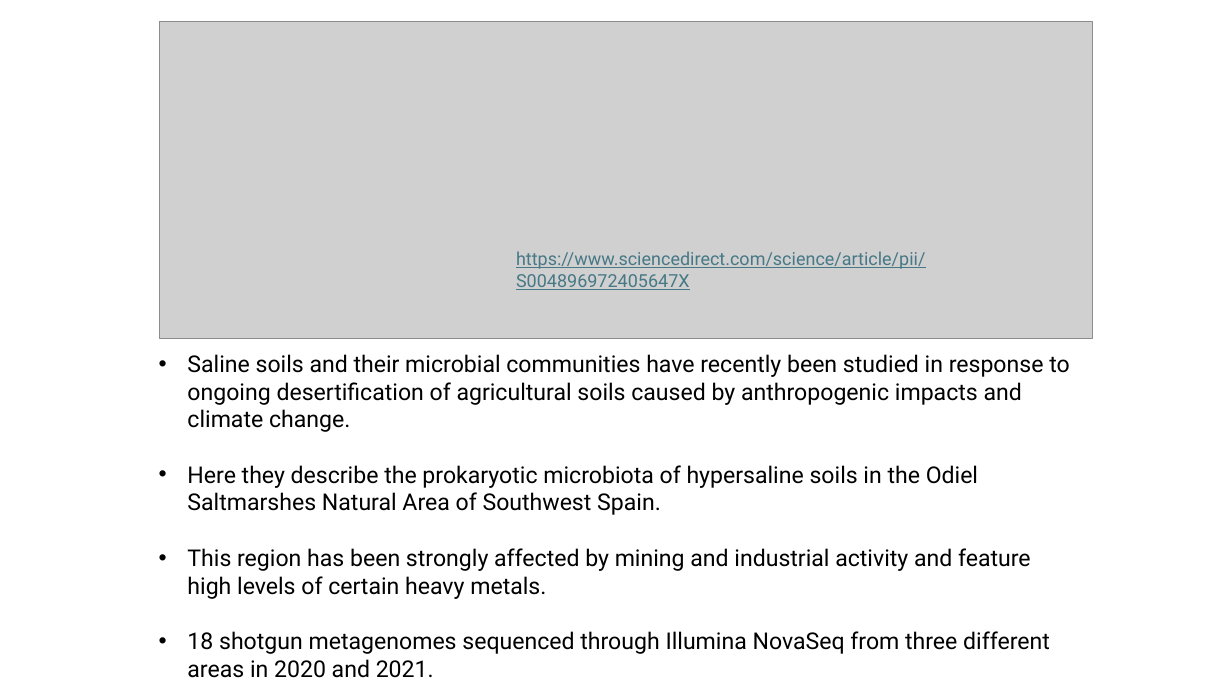
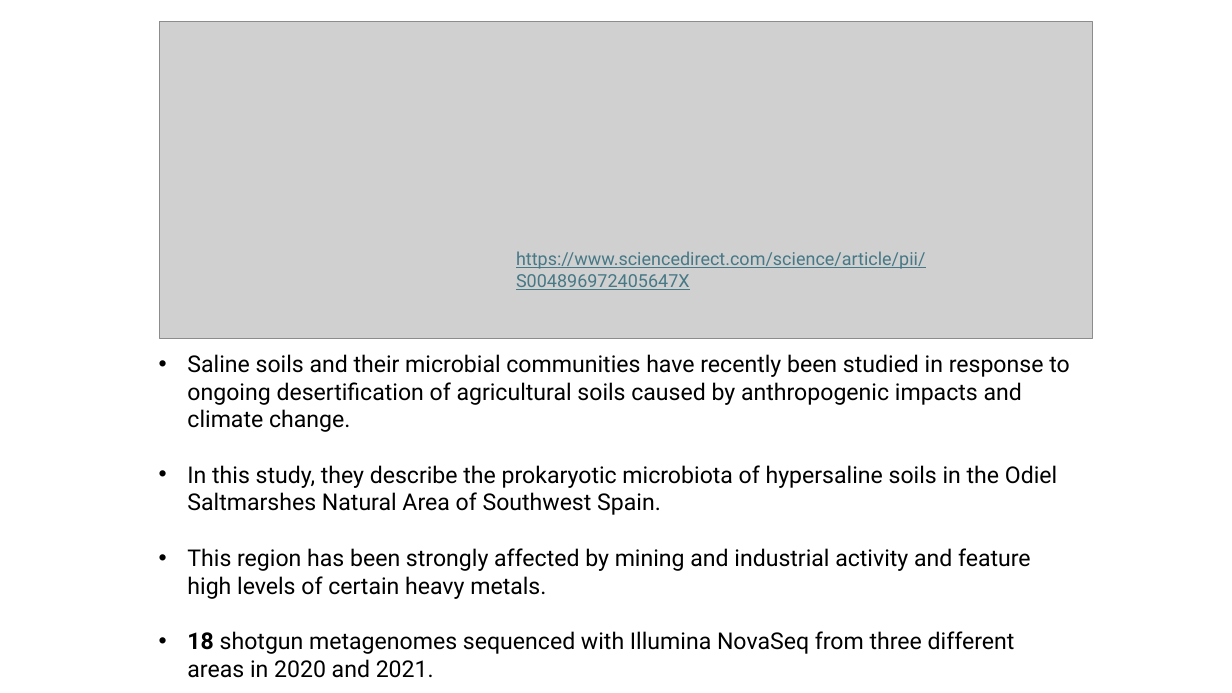
Before and after one commit to biosustain/dsp_metagenomics_training, a slide deck: slide 2 of course_contents/DataProcessing_taxprofiler.pptx. Drawn at 1232x693 pixels with LibreOffice and Linux fonts; fonts in the diff are those of the drawing; grey boxes stand for pictures. Boxes give left, top, right and bottom in pixels: in the first picture for what was removed or moved away, otherwise in the second. Text is boxed around its words. In the diff, an @@ line names an element or a change of style, - is before the commit and + after.

```diff
--- a/course_contents/DataProcessing_taxprofiler.pptx
+++ b/course_contents/DataProcessing_taxprofiler.pptx
@@ text at (187,465,1057,515): text changed @@
-• Here they describe the prokaryotic microbiota of hypersaline soils in the Odiel Saltmarshes Natural Area of Southwest Spain.
+• In this study, they describe the prokaryotic microbiota of hypersaline soils in the Odiel Saltmarshes Natural Area of Southwest Spain.
@@ text at (187,631,1015,678): text changed @@
-• 18 shotgun metagenomes sequenced through Illumina NovaSeq from three different areas in 2020 and 2021.
+• 18 shotgun metagenomes sequenced with Illumina NovaSeq from three different areas in 2020 and 2021.
```
Also in this commit, not shown: 3 other slides changed, 3 other files.
